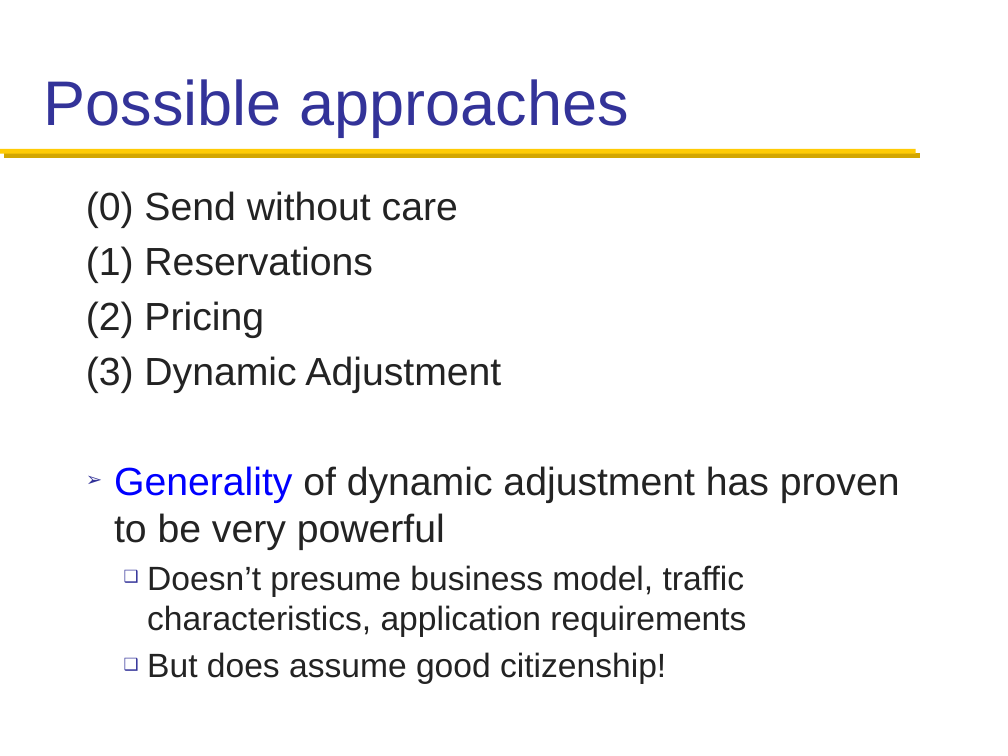
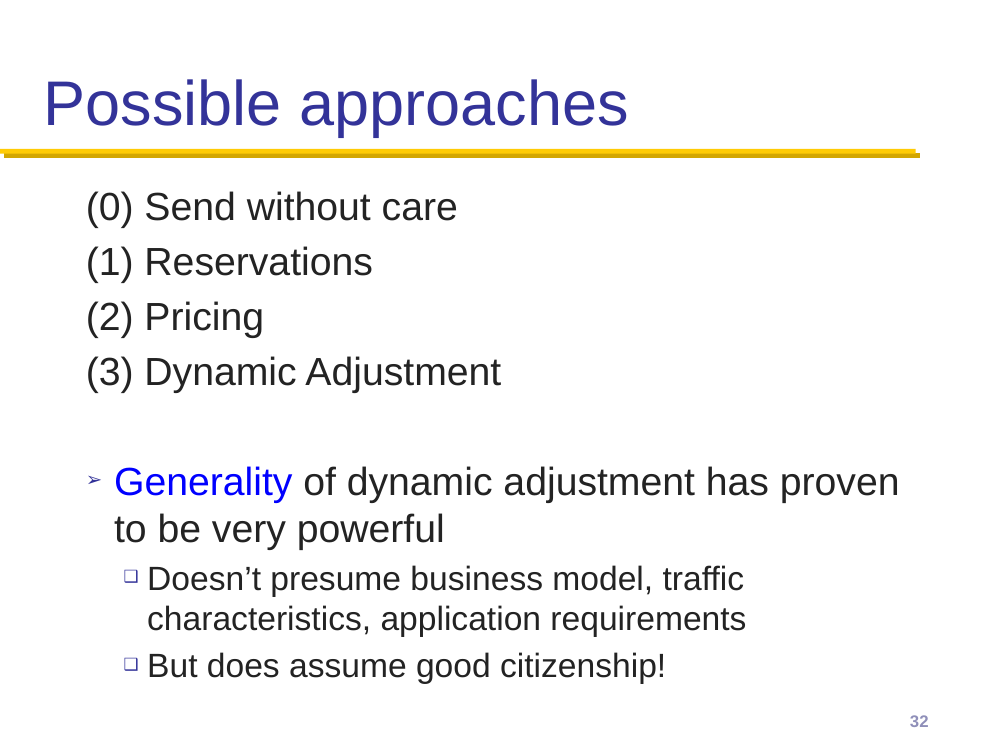
Before and after one commit to henryhxu/CSCI4430-ESTR4120, a slide deck: slide 32 of lec/lec8.pptx. Drawn at 1008x756 pixels with LibreOffice and Linux fonts; fonts in the diff are those of the drawing. Boxes give left, top, right and bottom in pixels: in the first picture for what was removed or moved away, otherwise in the second. Text is boxed around its words. In the diff, an @@ line names an element or a change of style, - is before the commit and + after.

```diff
--- a/lec/lec8.pptx
+++ b/lec/lec8.pptx
@@ page number added at bbox=[910, 715, 929, 727], 12 pt, text #9090BA @@
+32
```
Also in this commit, not shown: 54 other slides changed.
